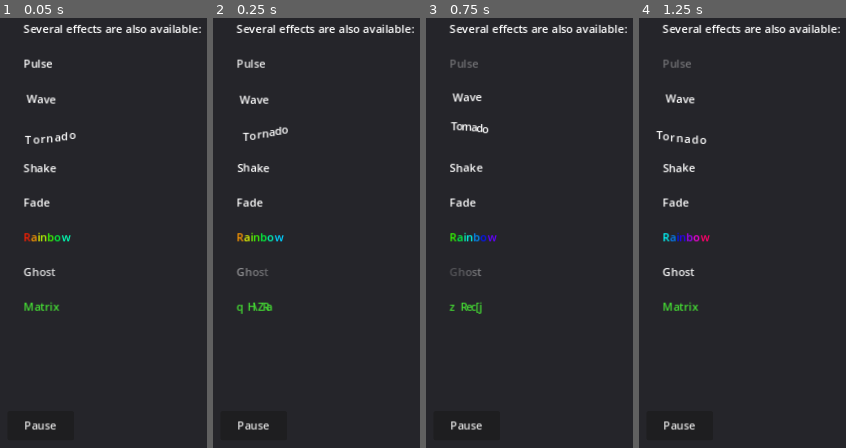
Above: before the commit, frames 1-4 (left to right).
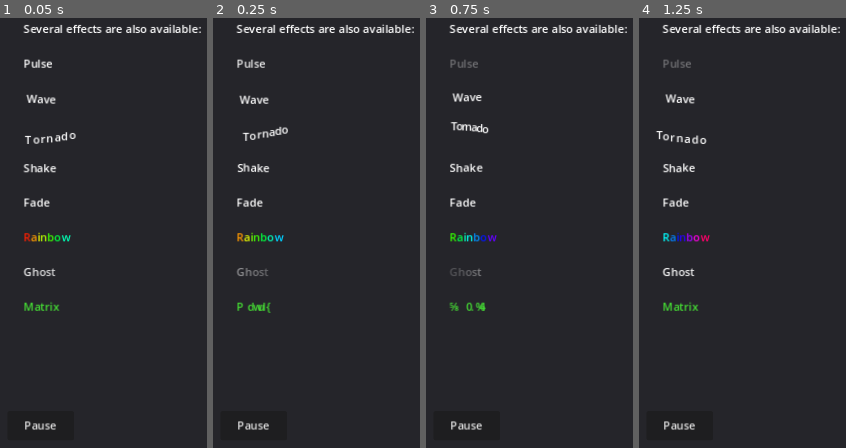
Above: after the commit, the same moments.

Repository: tommyettinger/textratrader
Game: Godot game, scene res://rich_text_bbcode.tscn
The game is run twice, just before and just after one commit, with the same random seed, the same clock (stepped at 60 frames per second) and the same inputs.
Inputs:
- Up to frame 1 (0.05 s): no input
- Up to frame 2 (0.25 s): no input
- Up to frame 3 (0.75 s): no input
- Up to frame 4 (1.25 s): no input

Frame 1 is identical in both runs. In frame 2, 0.2% of the frame differs, in the area x 11-29%, y 66-69%; in frame 3, 0.3%; in frame 4, nothing differs.

Commit message:
Hooray, Unicode Matrix!

Diff:
--- a/rich_text_bbcode.tscn
+++ b/rich_text_bbcode.tscn
@@ -72,7 +72,7 @@
 
 [ghost freq=5.0 span=10.0]Ghost[/ghost]
 
-[color=44DD33FF][matrix clean=2.0 dirty=1.0 span=50 speed=0.3]Matrix[/matrix][/color]"
+[color=44DD33FF][matrix clean=2.0 dirty=1.0 span=50 speed=1]Matrix[/matrix][/color]"
 context_menu_enabled = true
 custom_effects = [SubResource("RichTextEffect_qpjrg"), SubResource("RichTextEffect_42avl")]
 selection_enabled = true
--- a/rich_text_matrix.gd
+++ b/rich_text_matrix.gd
@@ -17,6 +17,7 @@
 	var dirty_time = char_fx.env.get("dirty", 1.0)
 	var text_span = char_fx.env.get("span", 50)
 	var speed = char_fx.env.get("speed", 1.0)
+	var glyph_list = get_text_server().font_get_supported_chars(char_fx.font)
 
 	var value = char_fx.glyph_index
 
@@ -27,8 +28,8 @@
 				  (matrix_time - clear_time) / dirty_time
 
 	if matrix_time > 0.0:
-		value = int(speed * matrix_time * (126 - 65) + value)
-		value %= (126 - 65)
-		value += 65
-		char_fx.glyph_index = get_text_server().font_get_glyph_index(char_fx.font, 1, value, 0)
+		var size = glyph_list.length()
+		value = int(speed * matrix_time * 7.6543) * 0x31337 + value
+		value %= size
+		char_fx.glyph_index = get_text_server().font_get_glyph_index(char_fx.font, 1, glyph_list.unicode_at(value), 0)
 	return true
